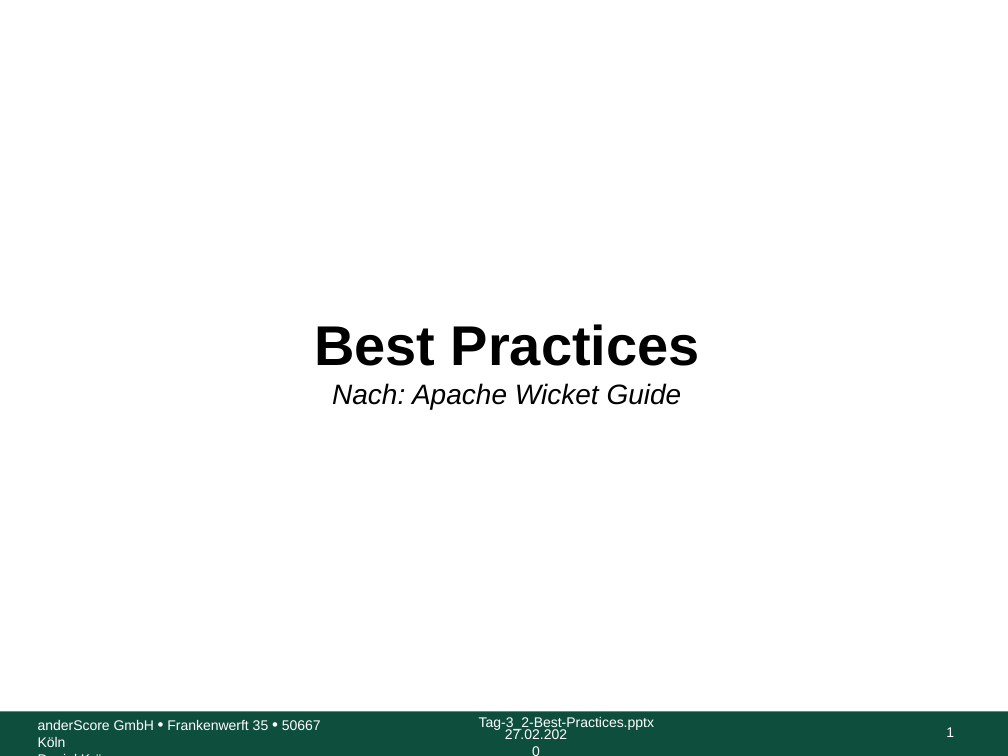
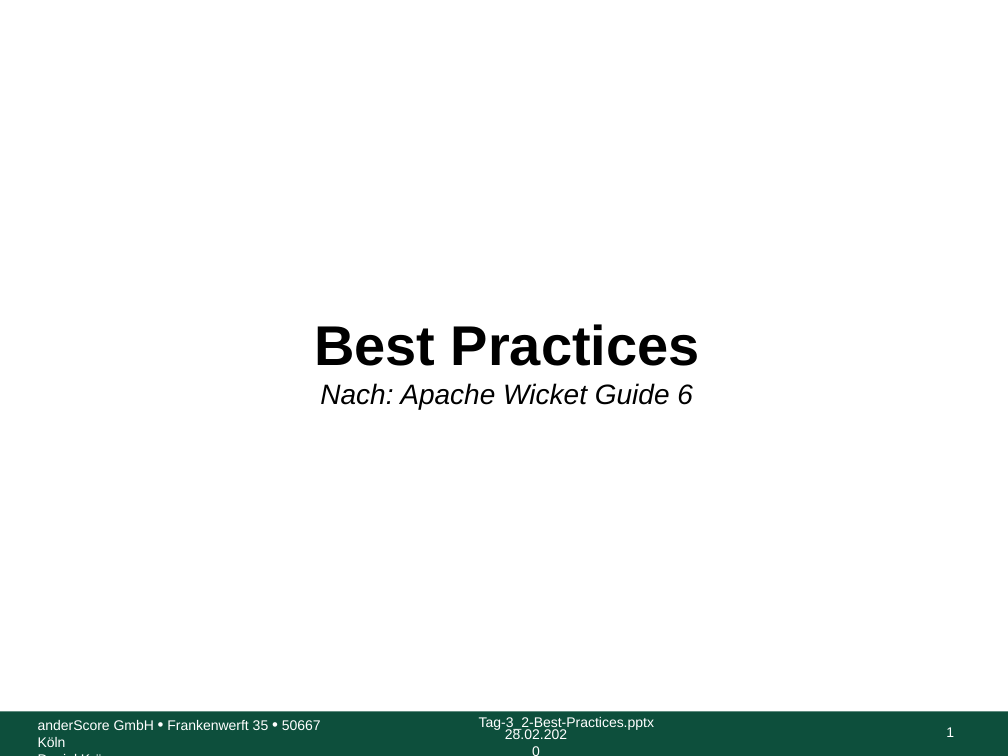
Before and after one commit to anderscore-gmbh/wicket-training, a slide deck: slide 1 of slides/Tag-3_2-Best-Practices.pptx. Drawn at 1008x756 pixels with LibreOffice and Linux fonts; fonts in the diff are those of the drawing; background and template pictures are left out. Boxes give left, top, right and bottom in pixels: in the first picture for what was removed or moved away, otherwise in the second. Text is boxed around its words. In the diff, an @@ line names an element or a change of style, - is before the commit and + after.

```diff
--- a/slides/Tag-3_2-Best-Practices.pptx
+++ b/slides/Tag-3_2-Best-Practices.pptx
@@ text at [314,324,700,410]: text changed @@
-Best Practices
-Nach: Apache Wicket Guide
+Best Practices
+Nach: Apache Wicket Guide 6
@@ text at [505,729,567,739]: text changed @@
-27.02.2020
+28.02.2020
```
Also in this commit, not shown: 3 other slides changed, 11 other files.
